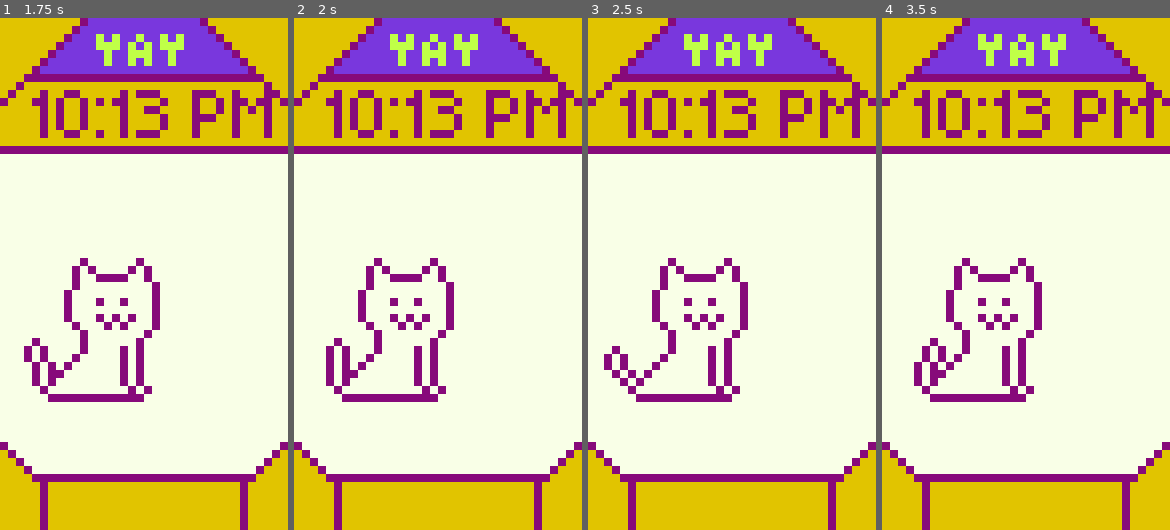
Above: before the commit, frames 1-4 (left to right).
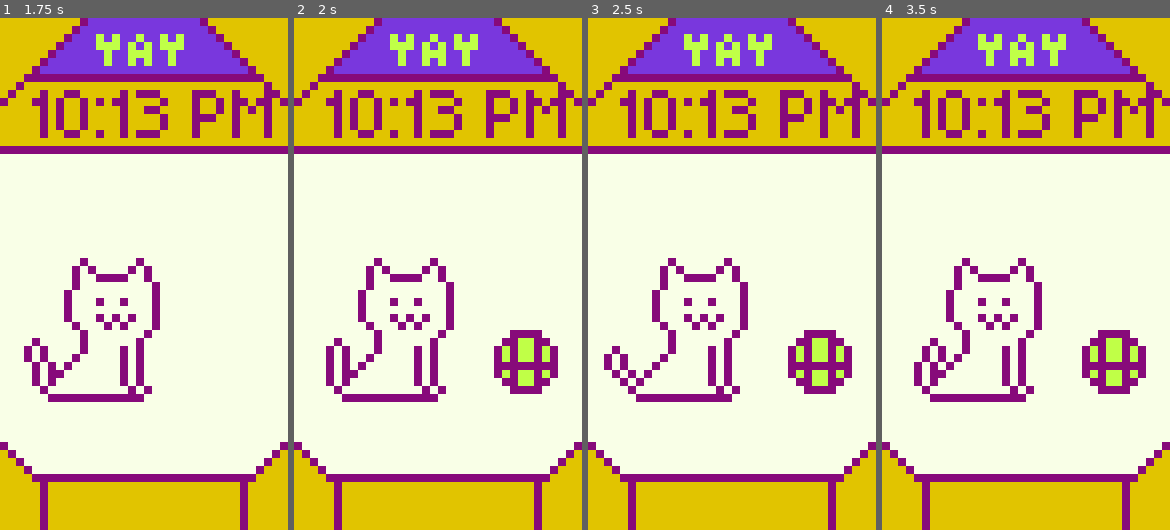
Above: after the commit, the same moments.

Repository: apollo-cool/tomakitty
Game: Godot game, scene res://scenes/main.tscn
The game is run twice, just before and just after one commit, with the same random seed, the same clock (stepped at 60 frames per second) and the same inputs.
Inputs (mouse positions are in pixels of both pictures, inside the frame that each line leads up to):
- Up to frame 1 (1.75 s): move the mouse to (207, 248) at 0.52 s; click (207, 248) at 0.67 s; move the mouse to (86, 299) at 1.27 s; click (86, 299) at 1.42 s
- Up to frame 2 (2 s): no input
- Up to frame 3 (2.5 s): move the mouse to (760, 161) at 2.02 s; click (760, 161) at 2.17 s
- Up to frame 4 (3.5 s): move the mouse to (1011, 376) at 2.77 s; click (1011, 376) at 2.92 s

Frame 1 is identical in both runs. In frame 2, 2.3% of the frame differs, in the area x 69-92%, y 60-74%; in frame 3, 2.3%; in frame 4, 2.3%.

Commit message:
Added bed and fixed focus bug

Diff:
--- a/scenes/ball.tscn
+++ b/scenes/ball.tscn
@@ -25,6 +25,7 @@
 script = ExtResource("1_cxlvu")
 
 [node name="Area2D" type="Area2D" parent="." unique_id=2019030950]
+unique_name_in_owner = true
 
 [node name="CollisionShape2D" type="CollisionShape2D" parent="Area2D" unique_id=1915568077]
 shape = SubResource("CircleShape2D_xqns2")
--- /dev/null
+++ b/scenes/bed.tscn
@@ -0,0 +1,37 @@
+[gd_scene format=3 uid="uid://d2l58qtnmcgp4"]
+
+[ext_resource type="Script" uid="uid://dlmh7ausr85ao" path="res://scripts/bed.gd" id="1_fqty4"]
+[ext_resource type="Texture2D" uid="uid://blifdhm8xdle" path="res://assets/bed.png" id="2_fqty4"]
+
+[sub_resource type="RectangleShape2D" id="RectangleShape2D_xqns2"]
+size = Vector2(20, 9)
+
+[sub_resource type="AtlasTexture" id="AtlasTexture_raxto"]
+atlas = ExtResource("2_fqty4")
+region = Rect2(0, 0, 21, 12)
+
+[sub_resource type="SpriteFrames" id="SpriteFrames_fqty4"]
+animations = [{
+"frames": [{
+"duration": 1.0,
+"texture": SubResource("AtlasTexture_raxto")
+}],
+"loop": 1,
+"name": &"default",
+"speed": 5.0
+}]
+
+[node name="Bed" type="Node2D" unique_id=2131909408]
+script = ExtResource("1_fqty4")
+
+[node name="Area2D" type="Area2D" parent="." unique_id=2019030950]
+
+[node name="CollisionShape2D" type="CollisionShape2D" parent="Area2D" unique_id=1154892799]
+position = Vector2(0, -0.5)
+shape = SubResource("RectangleShape2D_xqns2")
+
+[node name="AnimatedSprite2D" type="AnimatedSprite2D" parent="." unique_id=549321551]
+unique_name_in_owner = true
+sprite_frames = SubResource("SpriteFrames_fqty4")
+
+[connection signal="input_event" from="Area2D" to="." method="_on_area_2d_input_event"]
--- a/scenes/game.tscn
+++ b/scenes/game.tscn
@@ -19,7 +19,7 @@
 
 [node name="Tick" type="Timer" parent="." unique_id=1372757979]
 unique_name_in_owner = true
-wait_time = 10.0
+wait_time = 0.007
 autostart = true
 
 [connection signal="im_bored" from="Tomacat" to="." method="_on_tomacat_im_bored"]
--- /dev/null
+++ b/scenes/gui.gd
@@ -0,0 +1 @@
+extends Control
--- a/scenes/main.tscn
+++ b/scenes/main.tscn
@@ -2,6 +2,7 @@
 
 [ext_resource type="Script" uid="uid://fv3q4gnb5wdg" path="res://scripts/main.gd" id="1_0wfyh"]
 [ext_resource type="PackedScene" uid="uid://3sdcsj5qit57" path="res://scenes/game.tscn" id="1_o5qli"]
+[ext_resource type="Script" uid="uid://bwh6cet8nkmsb" path="res://scenes/gui.gd" id="3_jyhfs"]
 [ext_resource type="PackedScene" uid="uid://ckdwbel6dfyv3" path="res://scenes/time.tscn" id="3_sugp2"]
 
 [node name="Main" type="Node" unique_id=1000122704]
@@ -14,6 +15,8 @@
 anchors_preset = 0
 offset_right = 36.0
 offset_bottom = 64.0
+mouse_filter = 2
+script = ExtResource("3_jyhfs")
 
 [node name="Time" parent="GUI" unique_id=734707818 instance=ExtResource("3_sugp2")]
 layout_mode = 1
--- /dev/null
+++ b/scripts/bed.gd
@@ -0,0 +1,8 @@
+extends Node2D
+
+class_name Bed
+signal tomakitty_slept
+
+func _on_area_2d_input_event(_viewport: Node, event: InputEvent) -> void:
+	if (event is InputEventMouseButton):
+		tomakitty_slept.emit()
Not shown, added: scenes/gui.gd.uid
Not shown, added: scripts/bed.gd.uid
